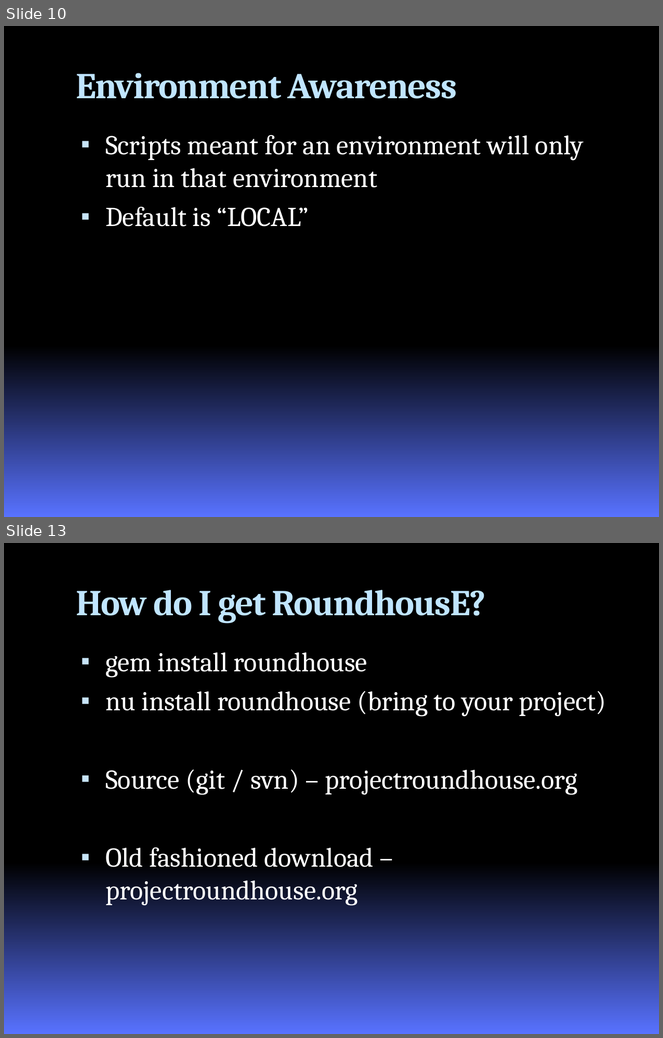
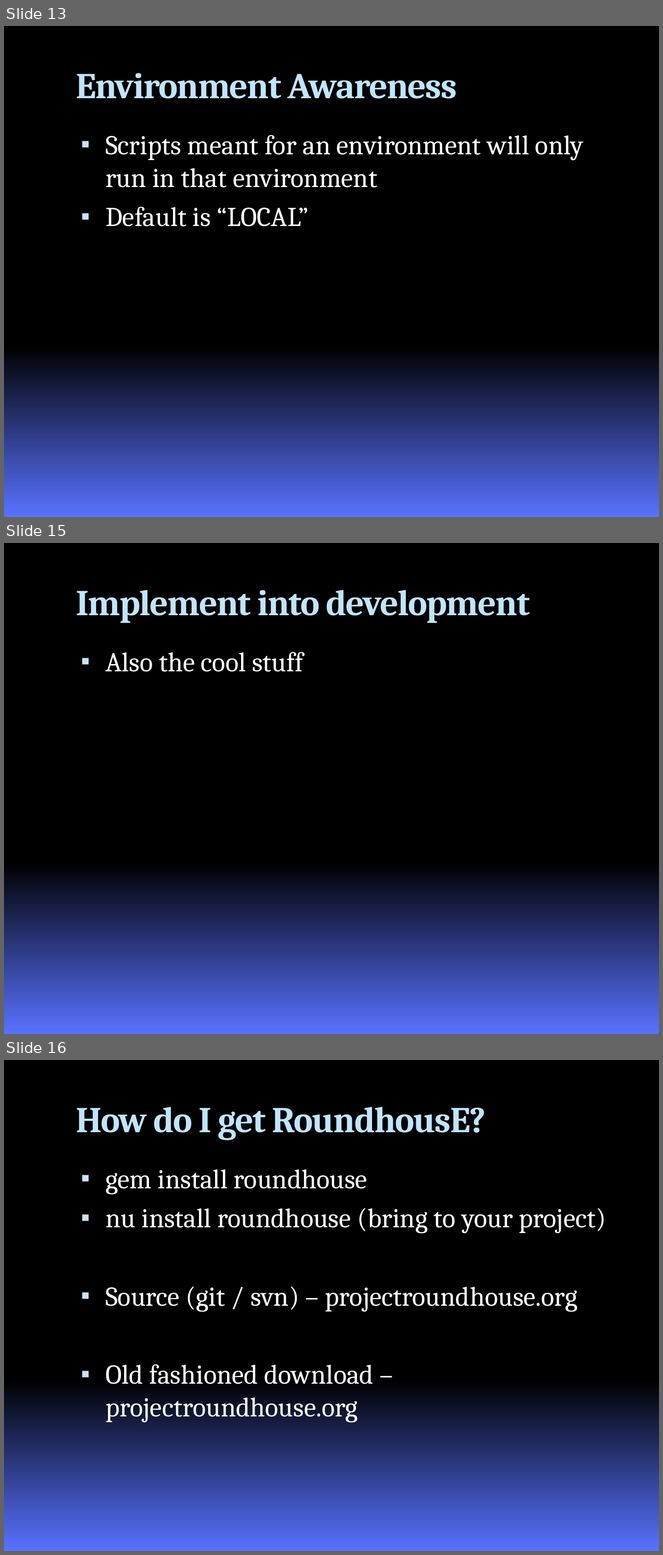
Before and after one commit to google-code-export/roundhouse, a slide deck: branches/nhibernate/docs/RoundhousEPresentation.pptx. Shown one above the other, each under a label of ours: slides 10 and 13 before the commit, slides 13, 15 and 16 after it; the slides between them are not shown. The pictures are 663x1038 and 663x1555 pixels, drawn with LibreOffice and Linux fonts; fonts in the diff are those of the drawing; background and template pictures are left out. Boxes give left, top, right and bottom in pixels: in the first picture for what was removed or moved away, otherwise in the second. Text is boxed around its words. In the diff, an @@ line names an element or a change of style, - is before the commit and + after.

```diff
--- a/branches/nhibernate/docs/RoundhousEPresentation.pptx
+++ b/branches/nhibernate/docs/RoundhousEPresentation.pptx
@@ slide 15 added at (x1=4, y1=543, x2=659, y2=1034), background gradient #000000 to #5972FF @@
@@ title added at (x1=76, y1=590, x2=530, y2=623), 40 pt, text #C0E5FF, bold @@
+Implement into development
@@ text added at (x1=105, y1=652, x2=304, y2=672), 30 pt, text #FFFFFF @@
+▪ Also the cool stuff
@@ what was slide 10 is now slide 13 @@
@@ what was slide 13 is now slide 16 @@
```
Also in this commit, not shown: 3 slides changed, 3 other slides added, 1 slide removed.
